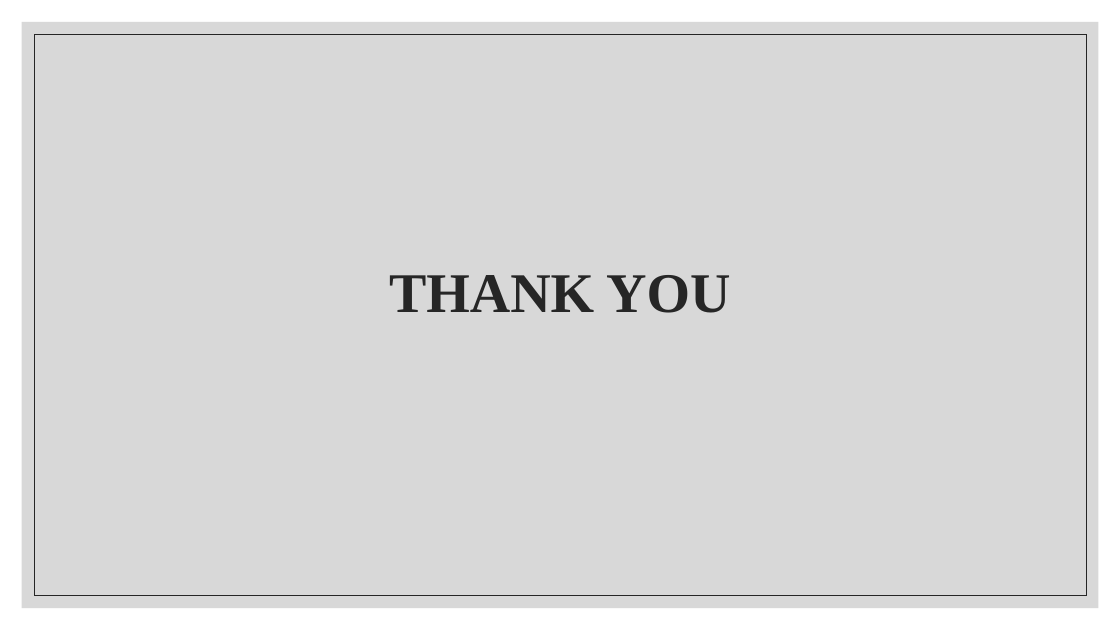
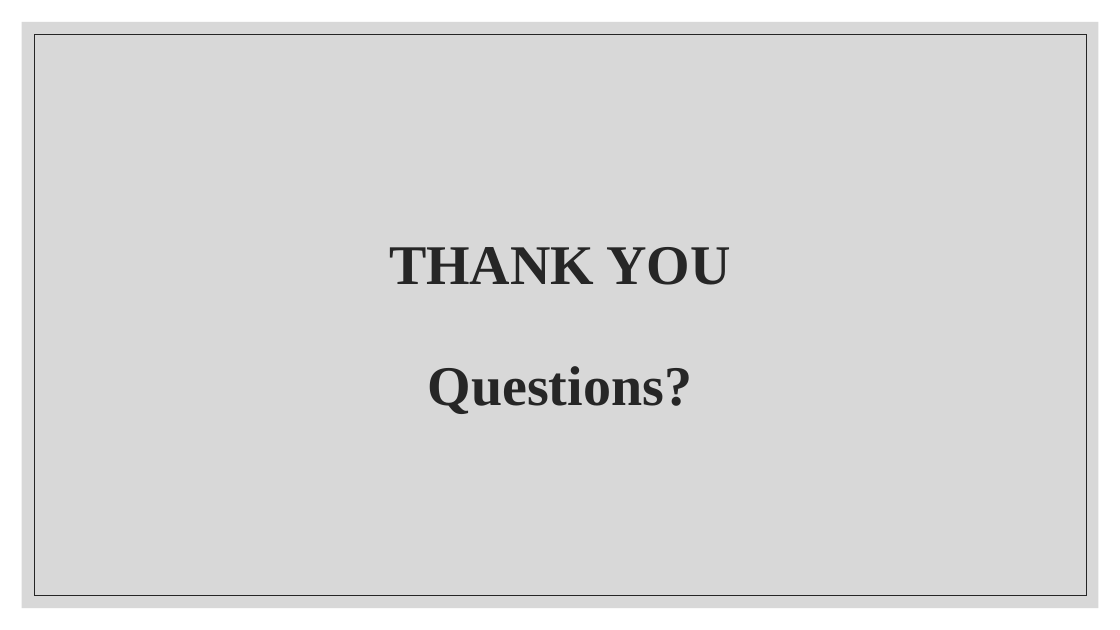
Before and after one commit to MichalisPanayides/Talks, a slide deck: slide 7 of 3-minute-thesis/Using game theory to model healthcare behaviours.pptx (slide 6 before the commit). Drawn at 1120x630 pixels with LibreOffice and Linux fonts; fonts in the diff are those of the drawing. Boxes give left, top, right and bottom in pixels: in the first picture for what was removed or moved away, otherwise in the second. Text is boxed around its words. In the diff, an @@ line names an element or a change of style, - is before the commit and + after.

Commit message:
Finished slides

```diff
--- a/3-minute-thesis/Using game theory to model healthcare behaviours.pptx
+++ b/3-minute-thesis/Using game theory to model healthcare behaviours.pptx
@@ title at [389, 247, 730, 414]: text changed @@
-THANK YOU
+THANK YOU
+Questions?
```
Also in this commit, not shown: 1 slide added, 5 other files.
